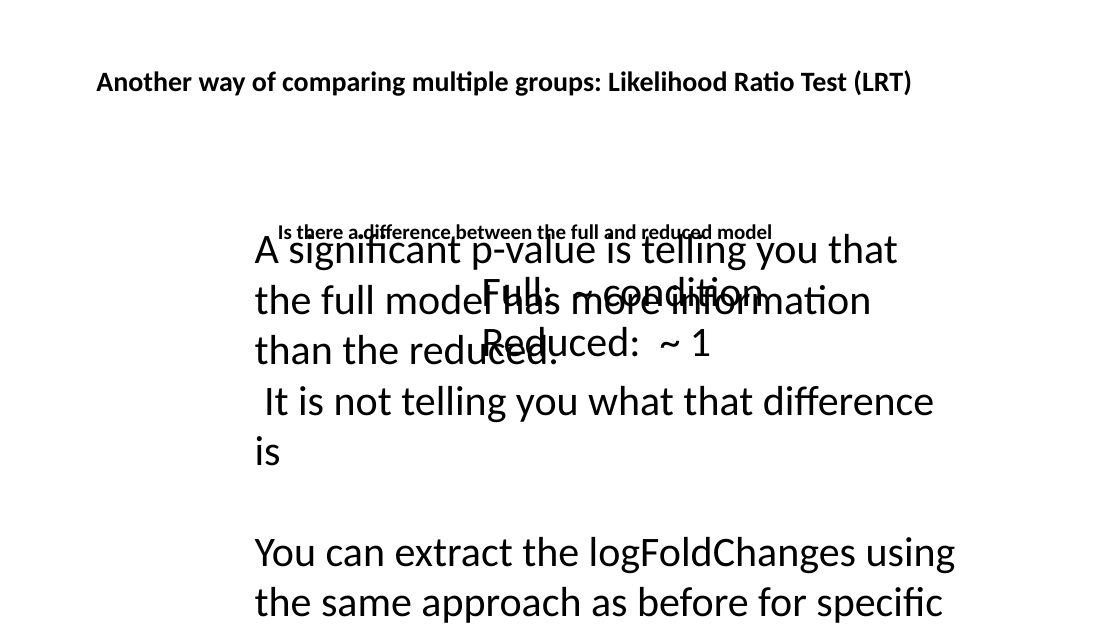
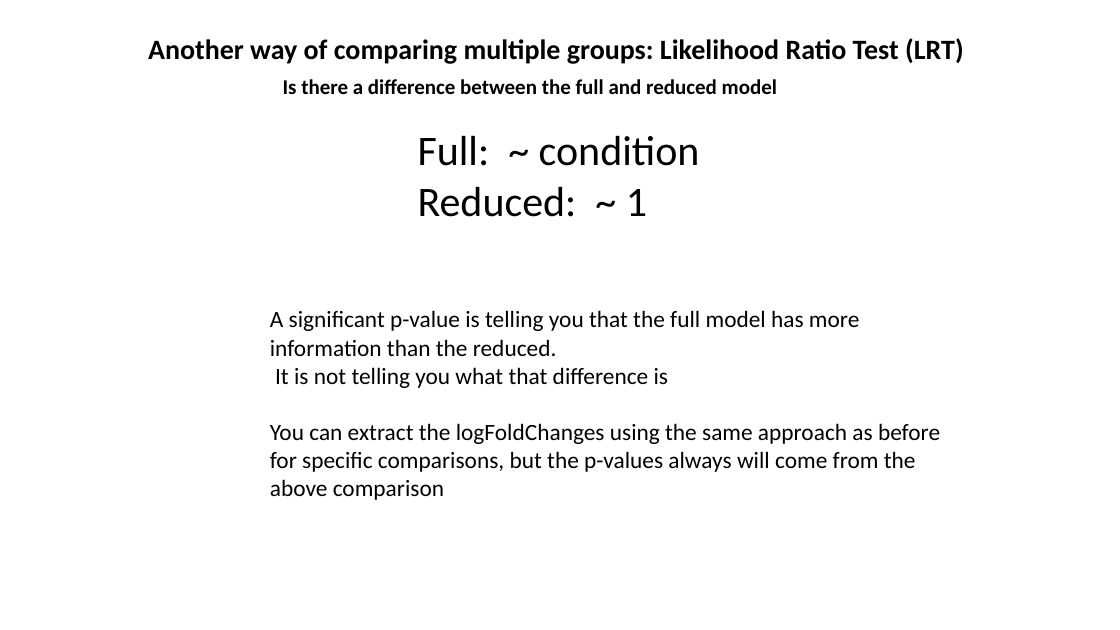
Before and after one commit to jraab/GNET749_RNAseq, a slide deck: slide 28 of lectures/2023_GNET749_Lecture6_Batch_ExpDesign.pptx. Drawn at 1120x630 pixels with LibreOffice and Linux fonts; fonts in the diff are those of the drawing. Boxes give left, top, right and bottom in pixels: in the first picture for what was removed or moved away, otherwise in the second. Text is boxed around its words. In the diff, an @@ line names an element or a change of style, - is before the commit and + after.

```diff
--- a/lectures/2023_GNET749_Lecture6_Batch_ExpDesign.pptx
+++ b/lectures/2023_GNET749_Lecture6_Batch_ExpDesign.pptx
@@ text "Another way of comparing multiple ...": place and size @@
-text "Another way of comparing multiple ..." at bbox=[96, 70, 912, 96]
+text "Another way of comparing multiple ..." at bbox=[148, 38, 964, 64]
@@ text "Is there a difference between ..." rewrapped from bbox=[278, 224, 772, 245] to bbox=[283, 79, 777, 94] @@
@@ text "Full: ~ condition" rewrapped from bbox=[482, 277, 711, 365] to bbox=[418, 136, 700, 217] @@
@@ text "A significant p-value is telling ...": place and size @@
-text "A significant p-value is telling ..." at bbox=[255, 229, 956, 623]
+text "A significant p-value is telling ..." at bbox=[270, 310, 940, 500]
@@ text "A significant p-value is telling ..." at bbox=[270, 310, 940, 500]: size 36 to 20 pt @@
```
Also in this commit, not shown: 15 other slides changed, 1 slide added, 2 slides removed, 7 other files.
